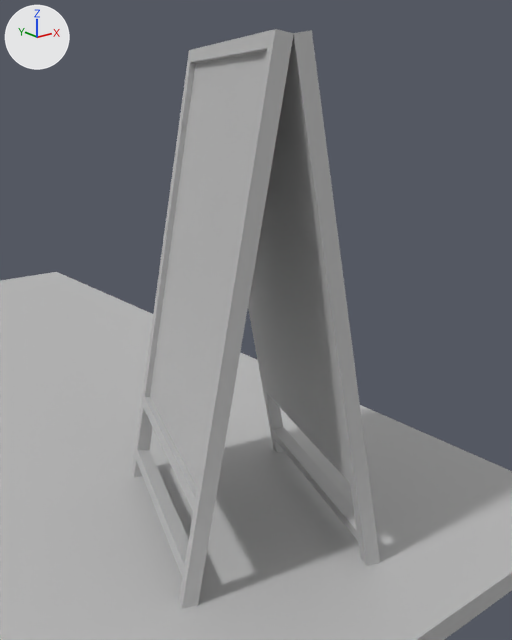
Before and after pictures for a commit that changed the FBX model models/street_h.fbx.
One viewpoint serves both versions: a 50 mm lens placed at (-0.11, -27.18, 12.16), pointed at (11.15, -13.11, 6.53). The lights are fixed; the arrows at upper left show +X, +Y and +Z. Where no turn or scale is listed for an object, it has been applied to the vertices.

The first picture shows 'board', 'street1'.
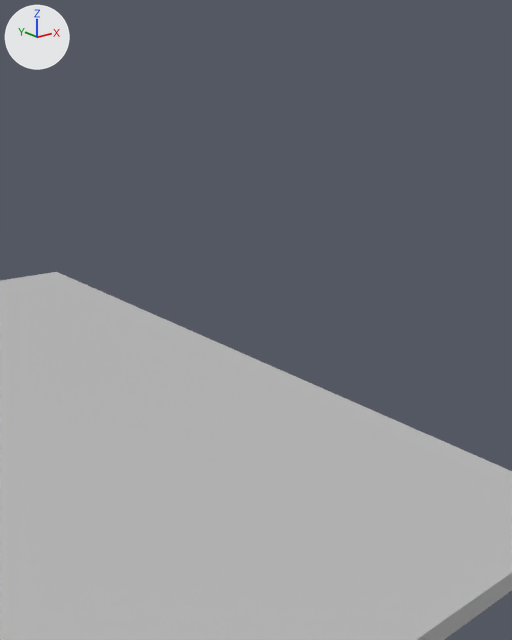
Changed parts and their boxes (x1, y1, x2, y2) in the pictures (512 x 640 px):
```json
{"object": "board", "change": "deleted", "before": [132, 29, 380, 609]}
```

The change, as JSON lines over the scene's bpy script:
```json
{"op": "remove", "block": "ob_board", "code": ["ob_board = bpy.data.objects.new('board', me_mesh)", "ob_board.location = (10.93, -12.76, 0.47)"]}
```
